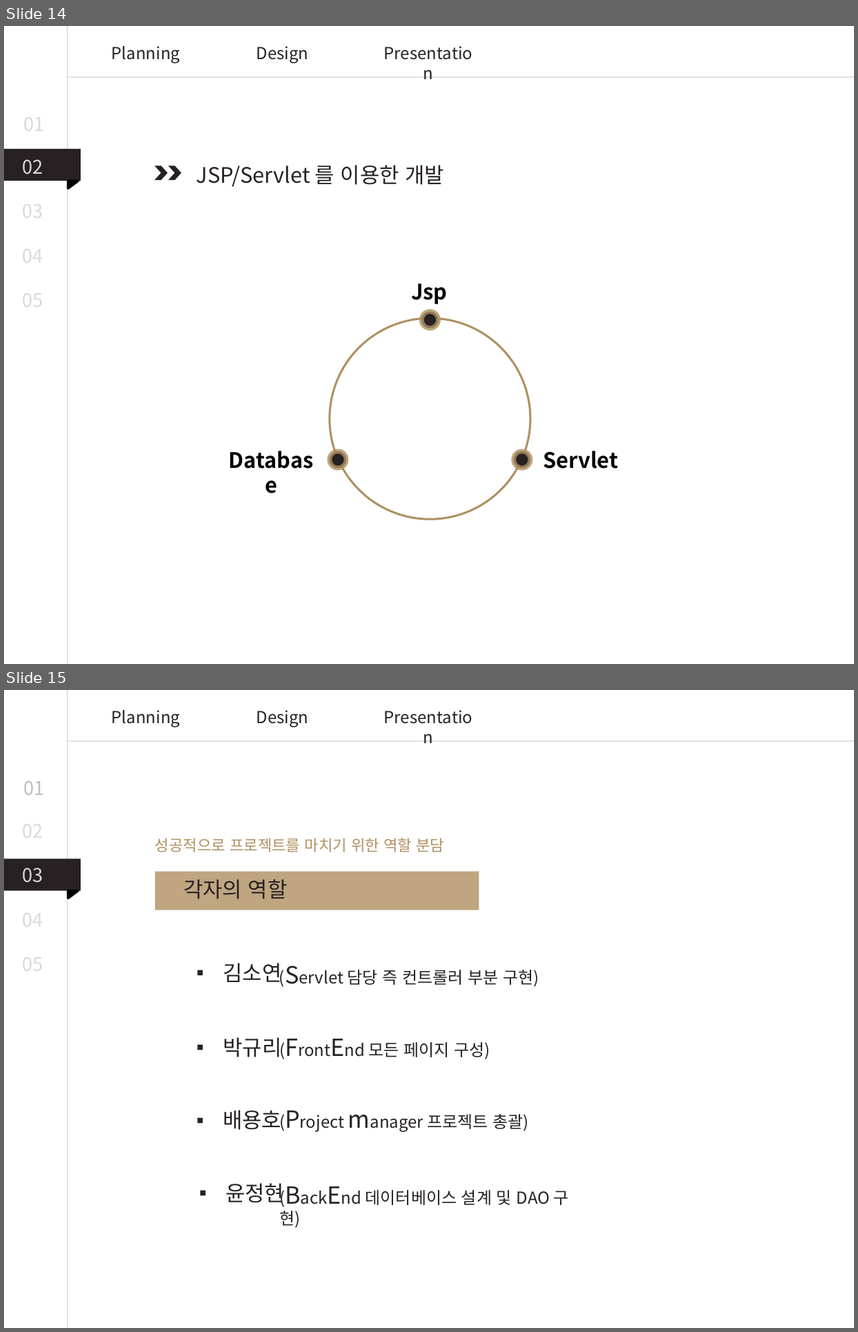
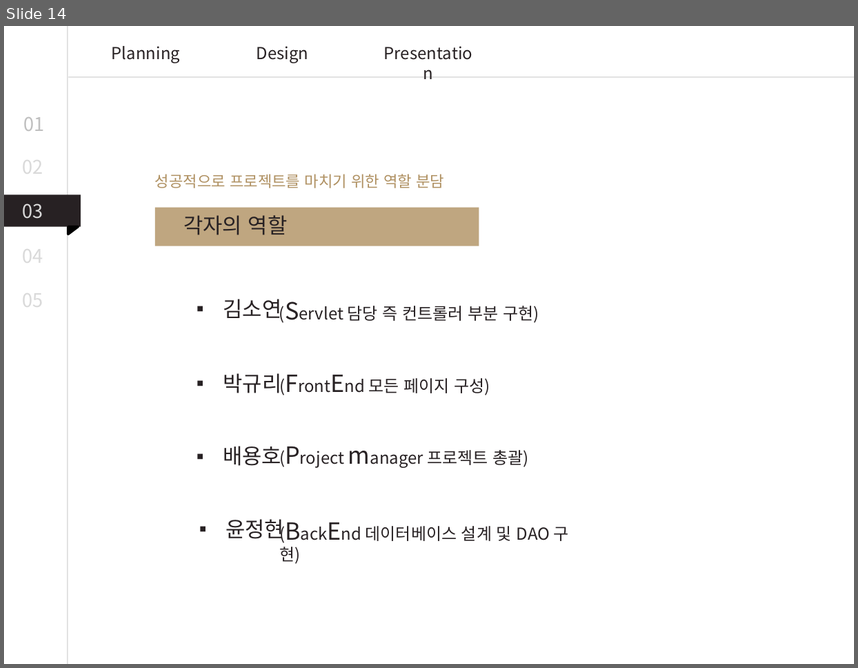
Before and after one commit to byh020907/2uzubook, a slide deck: Presentation/PPT템플릿_강의안.pptx. Shown one above the other, each under a label of ours: slides 14 and 15 before the commit, slide 14 after it. The pictures are 858x1332 and 858x668 pixels, drawn with LibreOffice and Linux fonts; fonts in the diff are those of the drawing. Boxes give left, top, right and bottom in pixels: in the first picture for what was removed or moved away, otherwise in the second. Text is boxed around its words. In the diff, an @@ line names an element or a change of style, - is before the commit and + after.

```diff
--- a/Presentation/PPT템플릿_강의안.pptx
+++ b/Presentation/PPT템플릿_강의안.pptx
@@ slide 14 removed at box(4, 26, 854, 664), background #FFFFFF @@
@@ line removed from (67, 26) to (67, 664) @@
@@ text removed at box(112, 46, 180, 63) @@
-Planning
@@ text removed at box(257, 46, 309, 63) @@
-Design
@@ text removed at box(374, 38, 483, 67) @@
-Presentation
@@ line removed from (854, 77) to (69, 77) @@
@@ text removed at box(24, 109, 45, 137) @@
-01
@@ rectangle removed at box(4, 148, 81, 181) @@
@@ text removed at box(23, 159, 43, 174) @@
-02
@@ chevron removed at box(154, 165, 168, 180) @@
@@ chevron removed at box(168, 165, 181, 180) @@
@@ text removed at box(197, 165, 445, 187) @@
-JSP/Servlet 를 이용한 개발
@@ right triangle removed at box(68, 181, 79, 189) @@
@@ text removed at box(23, 196, 43, 224) @@
-03
@@ text removed at box(23, 241, 43, 268) @@
-04
@@ text removed at box(23, 285, 43, 313) @@
-05
@@ text removed at box(411, 283, 448, 304) @@
-Jsp
@@ ellipse removed at box(421, 312, 439, 329) @@
@@ ellipse removed at box(330, 319, 530, 519) @@
@@ text removed at box(215, 443, 328, 477) @@
-Database
@@ ellipse removed at box(330, 451, 346, 468) @@
@@ ellipse removed at box(514, 451, 531, 468) @@
@@ text removed at box(544, 450, 619, 468) @@
-Servlet
@@ what was slide 15 is now slide 14 @@
```
Also in this commit, not shown: 3 slides changed.
